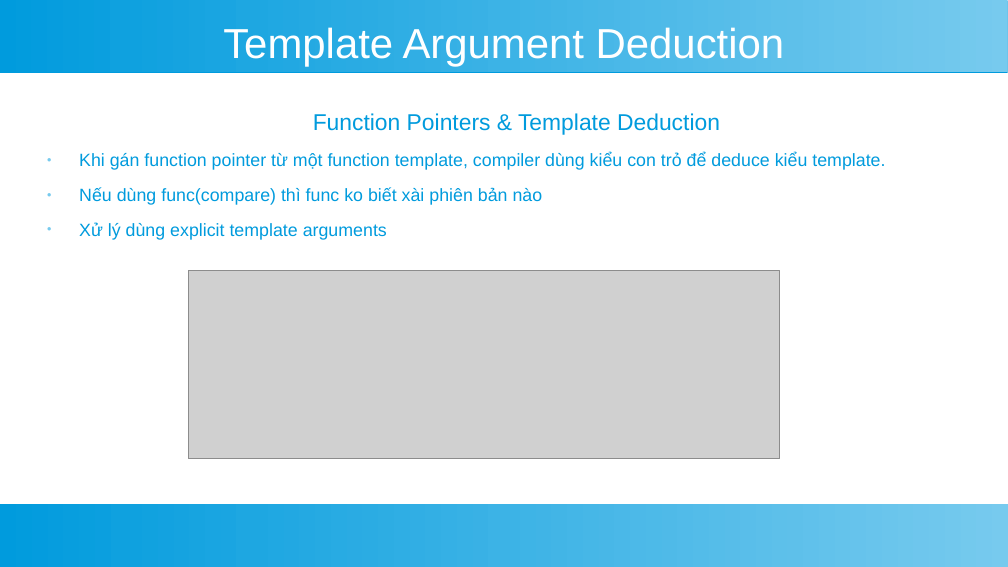
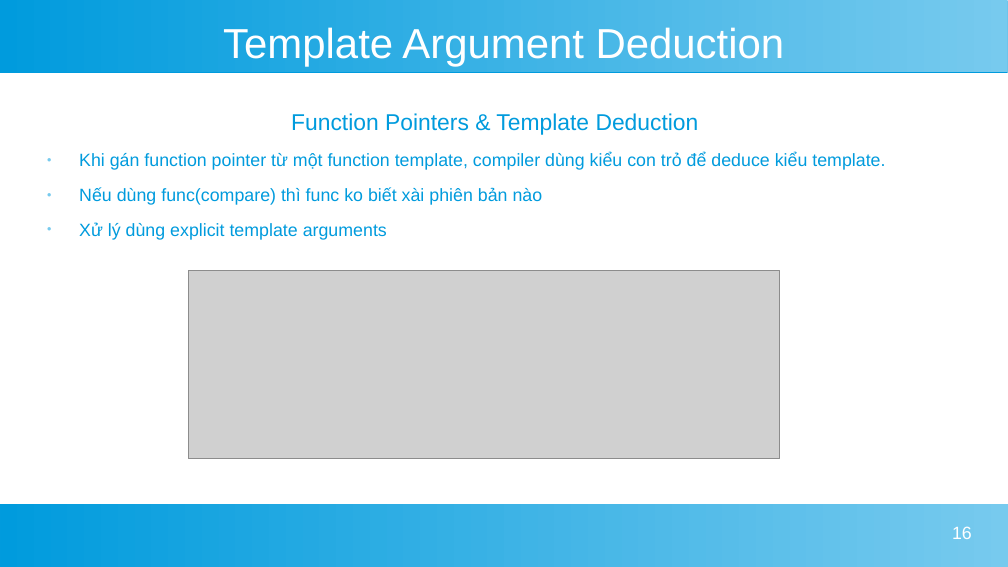
Before and after one commit to TrietTruong2243/AdvancedWeb_TicTacToe, a slide deck: slide 16 of template.odp. Drawn at 1008x567 pixels with LibreOffice and Linux fonts; fonts in the diff are those of the drawing; grey boxes stand for pictures. Boxes give left, top, right and bottom in pixels: in the first picture for what was removed or moved away, otherwise in the second. Text is boxed around its words. In the diff, an @@ line names an element or a change of style, - is before the commit and + after.

```diff
--- a/template.odp
+++ b/template.odp
@@ text "Function Pointers & Template Deduction" at [79,113,885,240]: indent changed @@
@@ rectangle removed at [0,504,1008,567] @@
@@ freeform shape added at [0,504,1008,567], fill gradient #77CAEE to #009BDD @@
@@ page number added at [952,526,972,539], 14 pt, text #FFFFFF @@
+16
```
Also in this commit, not shown: 26 other slides changed, 1 slide added, 2 slides removed.
